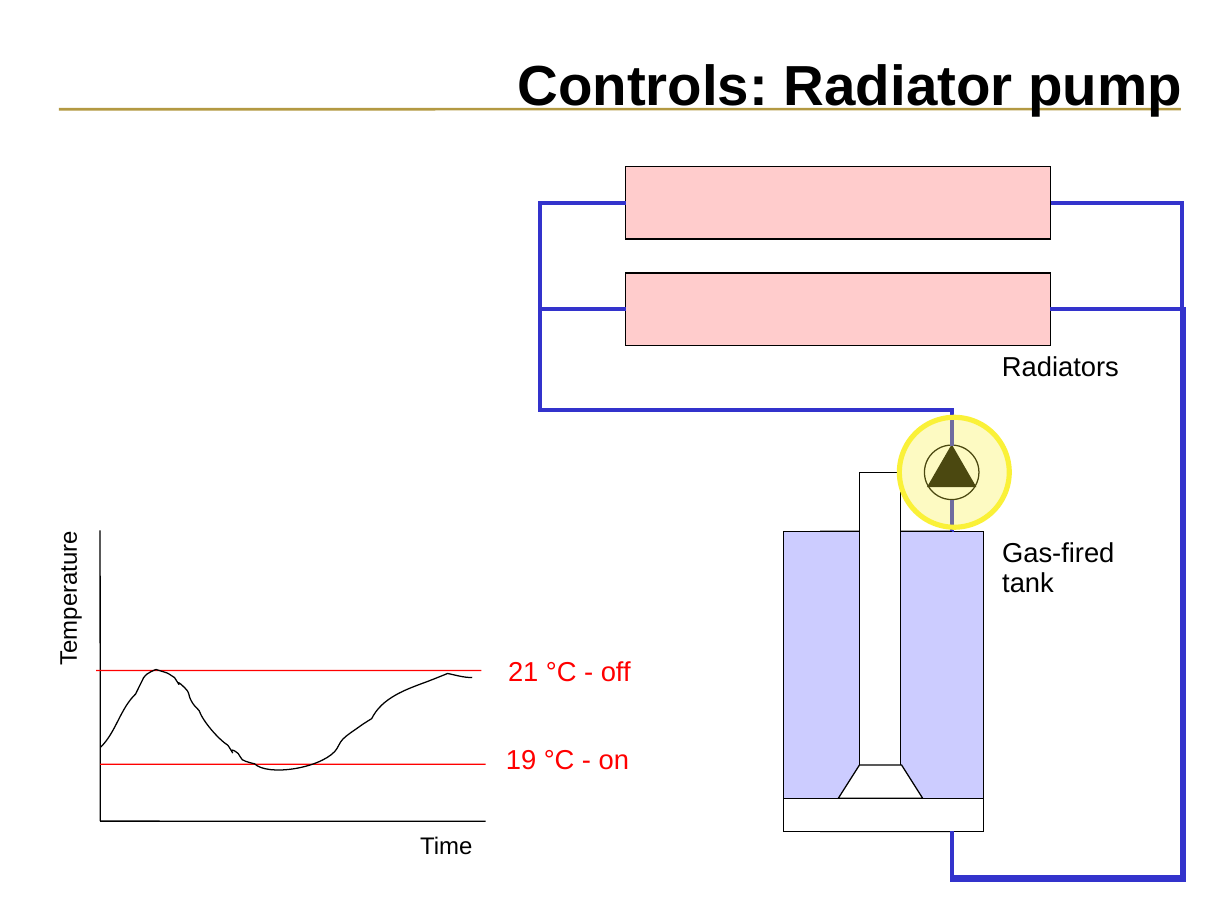
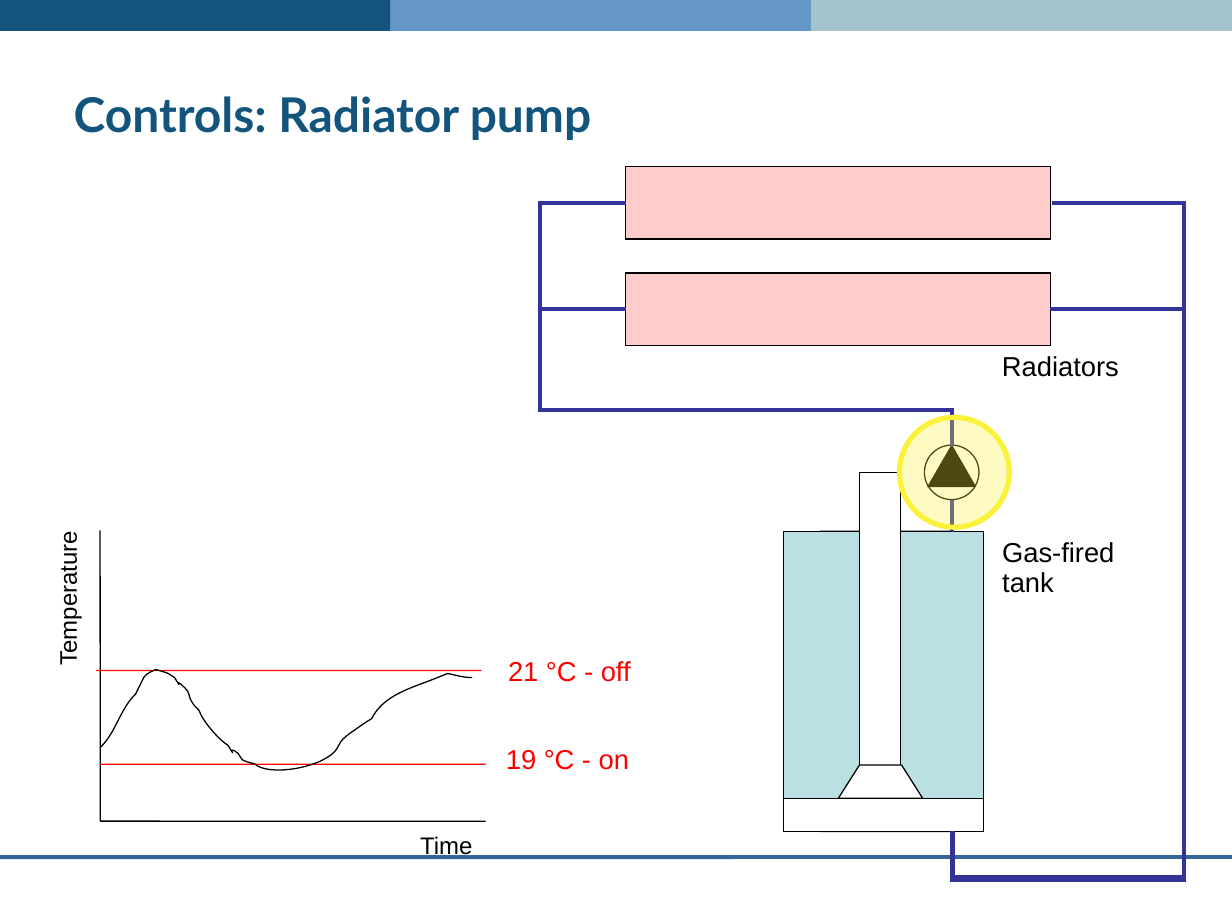
Before and after one commit to ESP-rCommunity/ESPrExtras, a slide deck: slide 17 of training/co-simulator_ESP-r/plant_network/plant_network.pln.ppt. Drawn at 1232x924 pixels with LibreOffice and Linux fonts; fonts in the diff are those of the drawing; background and template pictures are left out. Boxes give left, top, right and bottom in pixels: in the first picture for what was removed or moved away, otherwise in the second. Text is boxed around its words. In the diff, an @@ line names an element or a change of style, - is before the commit and + after.

```diff
--- a/training/co-simulator_ESP-r/plant_network/plant_network.pln.ppt
+++ b/training/co-simulator_ESP-r/plant_network/plant_network.pln.ppt
@@ rectangle added at (x1=0, y1=0, x2=391, y2=31), fill #12547C @@
@@ rectangle added at (x1=339, y1=0, x2=841, y2=31), fill #6496C8 @@
@@ rectangle added at (x1=811, y1=0, x2=1232, y2=31), fill #A5C3CD @@
@@ title "Controls: Radiator pump" moved from (x1=517, y1=64, x2=1182, y2=115) to (x1=74, y1=96, x2=591, y2=140) @@
@@ title "Controls: Radiator pump" at (x1=74, y1=96, x2=591, y2=140): size 33 to 28 pt, font Arial to Lato, text colour #000000 to #12547C; alignment right to left; line spacing 0.84 to 1 @@
@@ line removed from (1180, 110) to (59, 110) @@
@@ elbow line (626, 202) - (952, 446): stroke #3333CC 2.24 pt to #333399 2.24 pt @@
@@ elbow line (1052, 203) - (954, 832): stroke #3333CC 2.24 pt to #333399 2.24 pt; route changed @@
@@ elbow line (952, 446) - (626, 309): stroke #3333CC 2.24 pt to #333399 2.24 pt @@
@@ elbow line (1051, 309) - (951, 832): stroke #3333CC 2.24 pt to #333399 2.24 pt @@
@@ elbow line (952, 500) - (951, 531): stroke #3333CC 2.24 pt to #333399 2.24 pt @@
@@ rectangle at (x1=784, y1=531, x2=983, y2=832): fill #CCCCFF to #BBE0E3 @@
@@ text "Time" rewrapped from (x1=420, y1=836, x2=472, y2=855) to (x1=420, y1=836, x2=472, y2=859) @@
@@ line added from (1232, 857) to (0, 857), #336699 2.24 pt @@
```
Also in this commit, not shown: 16 other slides changed, 1 other file.
